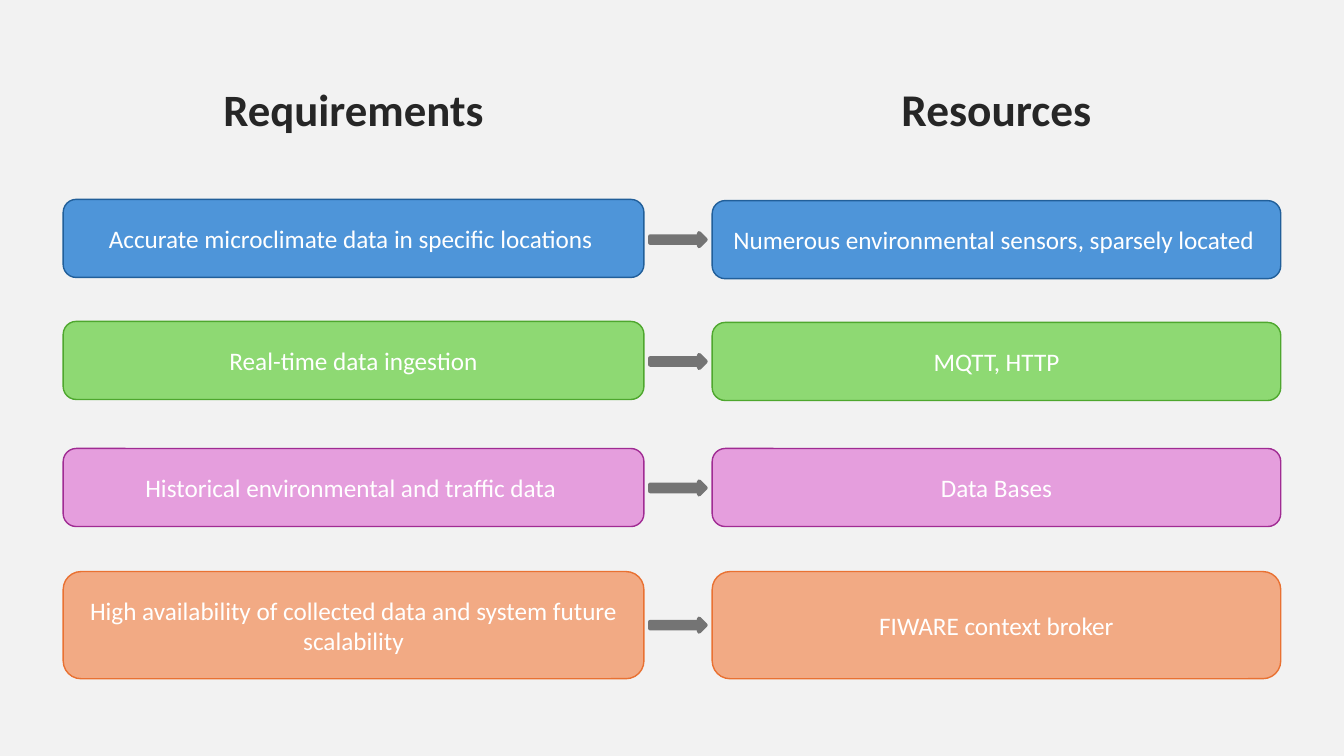
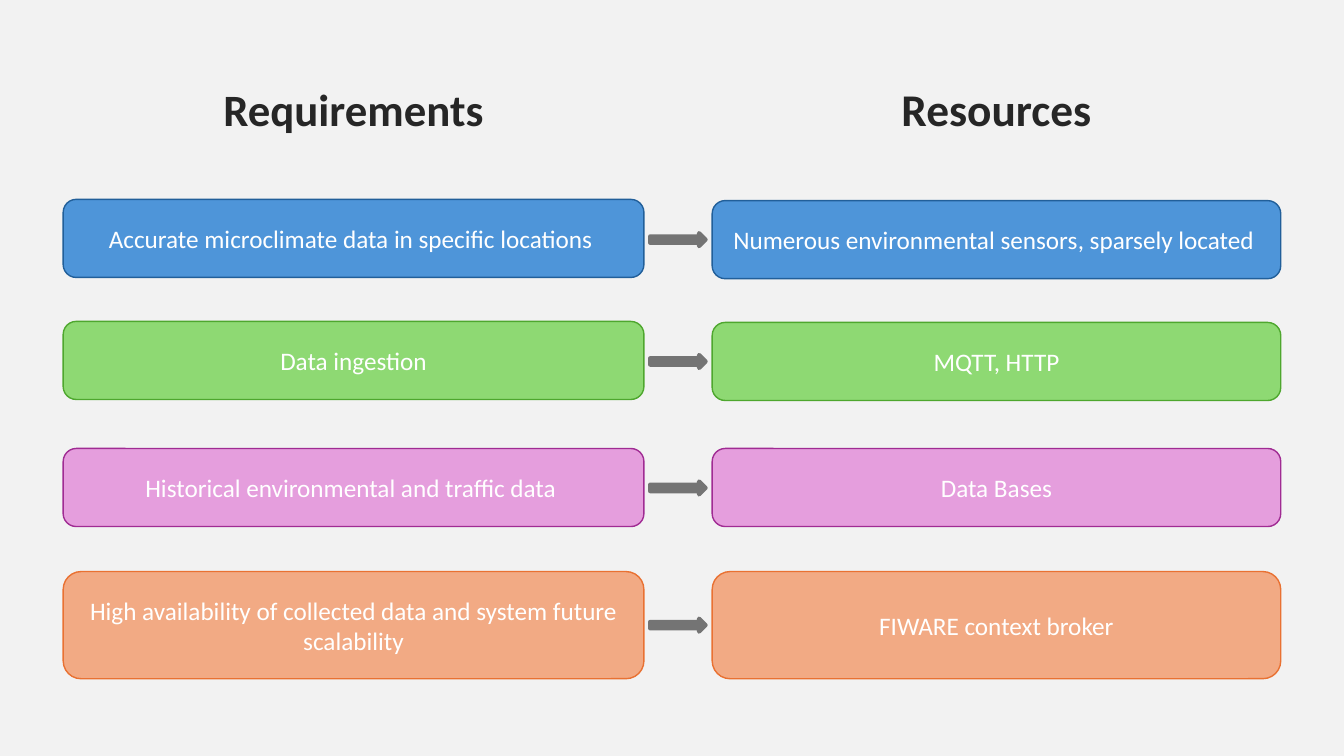
Before and after one commit to georgiaps/IoT_Project, a slide deck: slide 3 of presentations/City Microclimate and Traffic Analysis__v2.pptx. Drawn at 1344x756 pixels with LibreOffice and Linux fonts; fonts in the diff are those of the drawing. Boxes give left, top, right and bottom in pixels: in the first picture for what was removed or moved away, otherwise in the second. Text is boxed around its words. In the diff, an @@ line names an element or a change of style, - is before the commit and + after.

```diff
--- a/presentations/City Microclimate and Traffic Analysis__v2.pptx
+++ b/presentations/City Microclimate and Traffic Analysis__v2.pptx
@@ text in rounded rectangle at (280,352,426,375): text changed @@
-Real-time data ingestion
+Data ingestion
```
Also in this commit, not shown: 5 other slides changed, 3 slides added, 1 slide removed.
